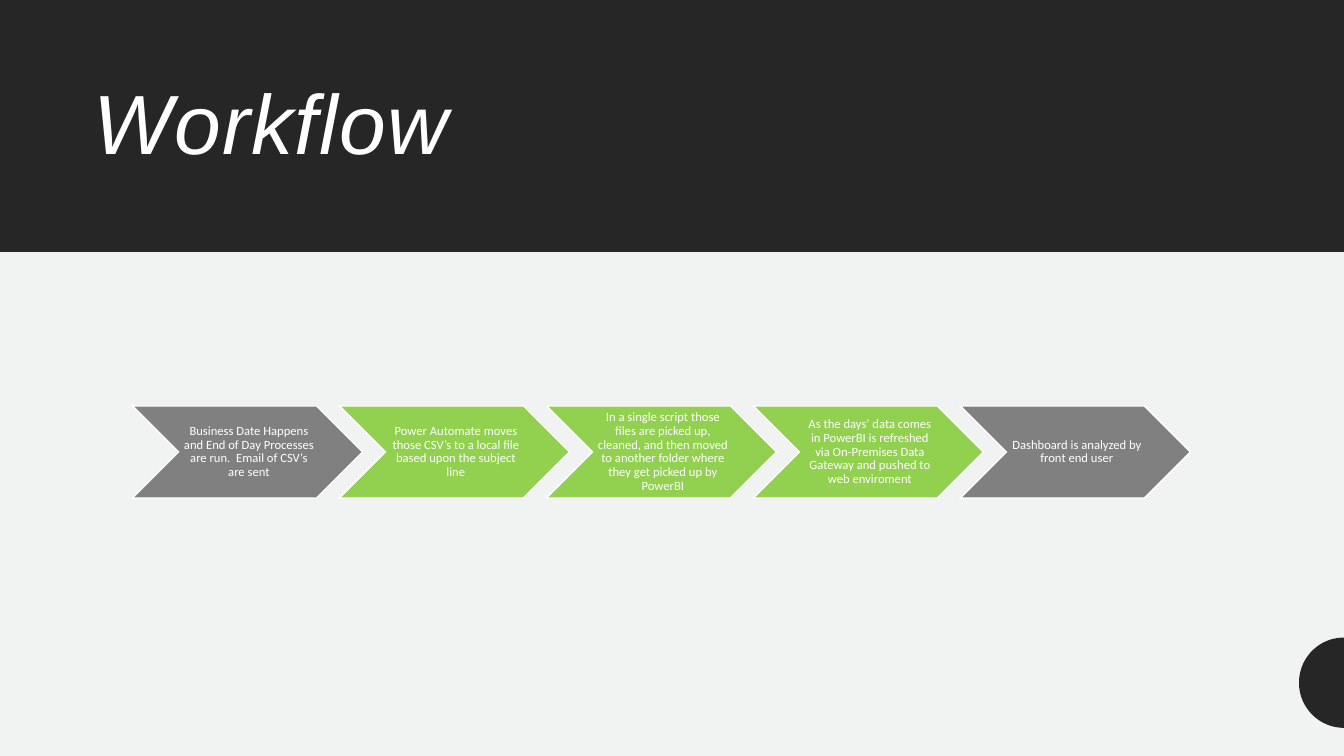
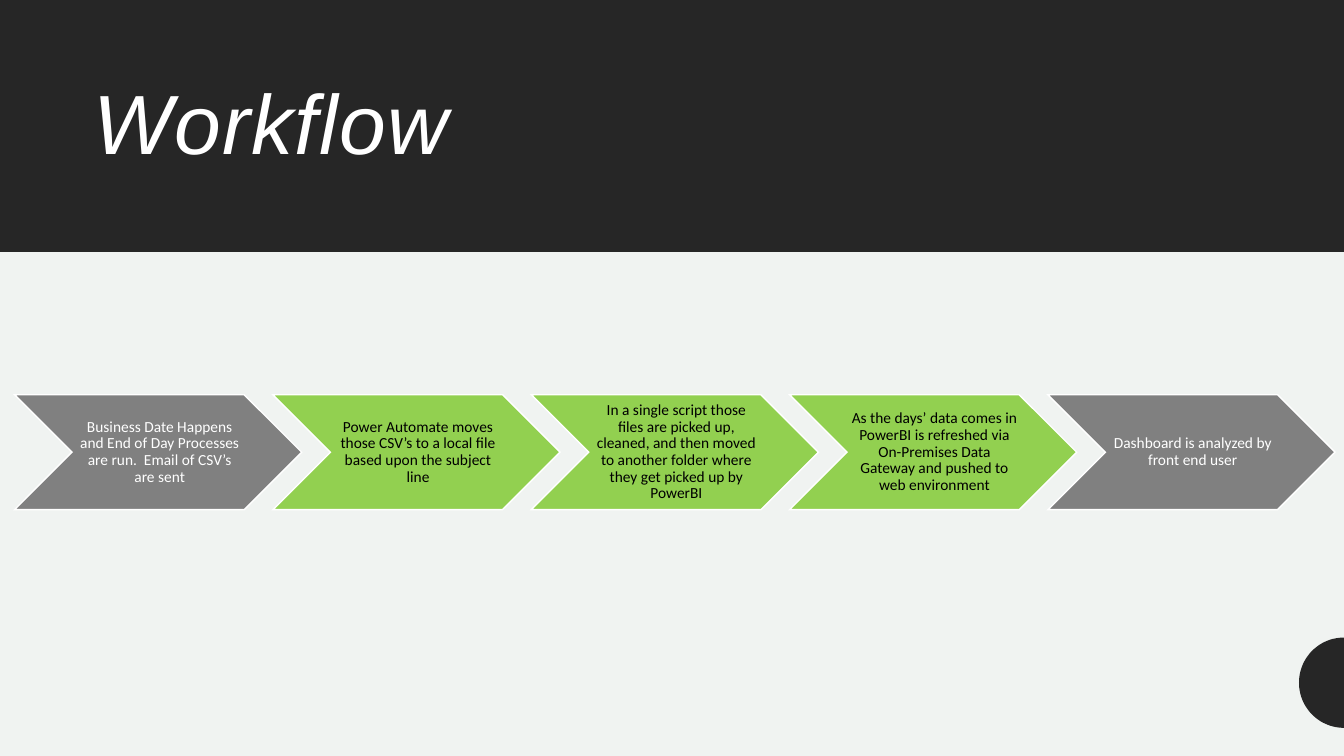
Before and after one commit to meferral/Menu_Dashboard, a slide deck: slide 7 of Capstone_Menu_Dashboard.pptx (slide 6 before the commit). Drawn at 1344x756 pixels with LibreOffice and Linux fonts; fonts in the diff are those of the drawing. Boxes give left, top, right and bottom in pixels: in the first picture for what was removed or moved away, otherwise in the second. Text is boxed around its words. In the diff, an @@ line names an element or a change of style, - is before the commit and + after.

```diff
--- a/Capstone_Menu_Dashboard.pptx
+++ b/Capstone_Menu_Dashboard.pptx
@@ chevron resized from (x1=132, y1=406, x2=362, y2=498) to (x1=15, y1=395, x2=302, y2=510) @@
@@ text "Business Date Happens and End ..." moved from (x1=184, y1=426, x2=314, y2=476) to (x1=80, y1=421, x2=239, y2=482) @@
@@ text "Business Date Happens and End ..." at (x1=80, y1=421, x2=239, y2=482): size 9 to 11 pt @@
@@ chevron resized from (x1=340, y1=406, x2=570, y2=498) to (x1=273, y1=395, x2=561, y2=510) @@
@@ text "Power Automate moves those CSV’s ..." at (x1=341, y1=422, x2=495, y2=482): size 9 to 11 pt, text colour #FFFFFF to #000000 @@
@@ text "Power Automate moves those CSV’s ..." moved from (x1=393, y1=427, x2=519, y2=476) to (x1=341, y1=422, x2=495, y2=482) @@
@@ chevron resized from (x1=546, y1=406, x2=776, y2=498) to (x1=531, y1=395, x2=819, y2=510) @@
@@ text "In a single script those ..." moved from (x1=598, y1=412, x2=728, y2=490) to (x1=597, y1=404, x2=756, y2=498) @@
@@ text "In a single script those ..." at (x1=597, y1=404, x2=756, y2=498): size 9 to 11 pt, text colour #FFFFFF to #000000 @@
@@ chevron resized from (x1=753, y1=406, x2=983, y2=498) to (x1=789, y1=395, x2=1077, y2=510) @@
@@ text at (x1=852, y1=412, x2=1017, y2=490): text changed; size 9 to 11 pt; text colour #FFFFFF to #000000 @@
-As the days’ data comes in PowerBI is refreshed via On-Premises Data Gateway and pushed to web enviroment
+As the days’ data comes in PowerBI is refreshed via On-Premises Data Gateway and pushed to web environment
@@ chevron resized from (x1=961, y1=406, x2=1191, y2=498) to (x1=1049, y1=395, x2=1336, y2=510) @@
@@ text "Dashboard is analyzed by front ..." at (x1=1114, y1=437, x2=1272, y2=465): size 9 to 11 pt @@
@@ text "Dashboard is analyzed by front ..." moved from (x1=1012, y1=440, x2=1141, y2=462) to (x1=1114, y1=437, x2=1272, y2=465) @@
```
Also in this commit, not shown: 6 other slides changed, 1 slide added, 6 other files.
